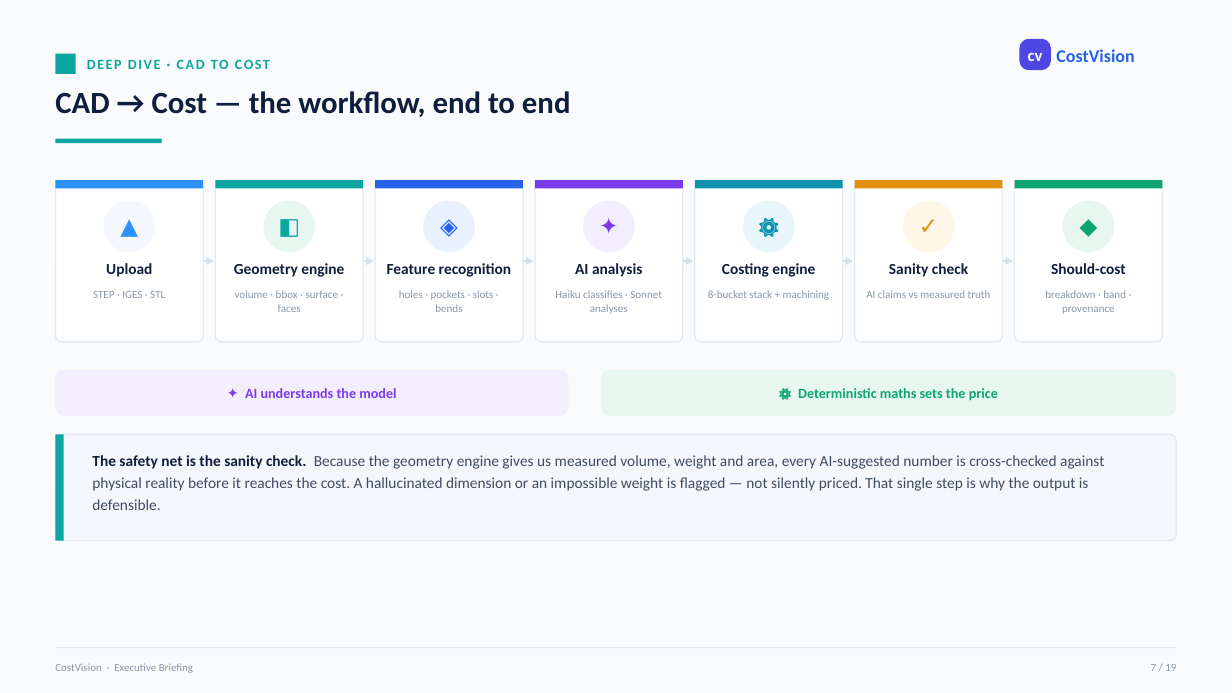
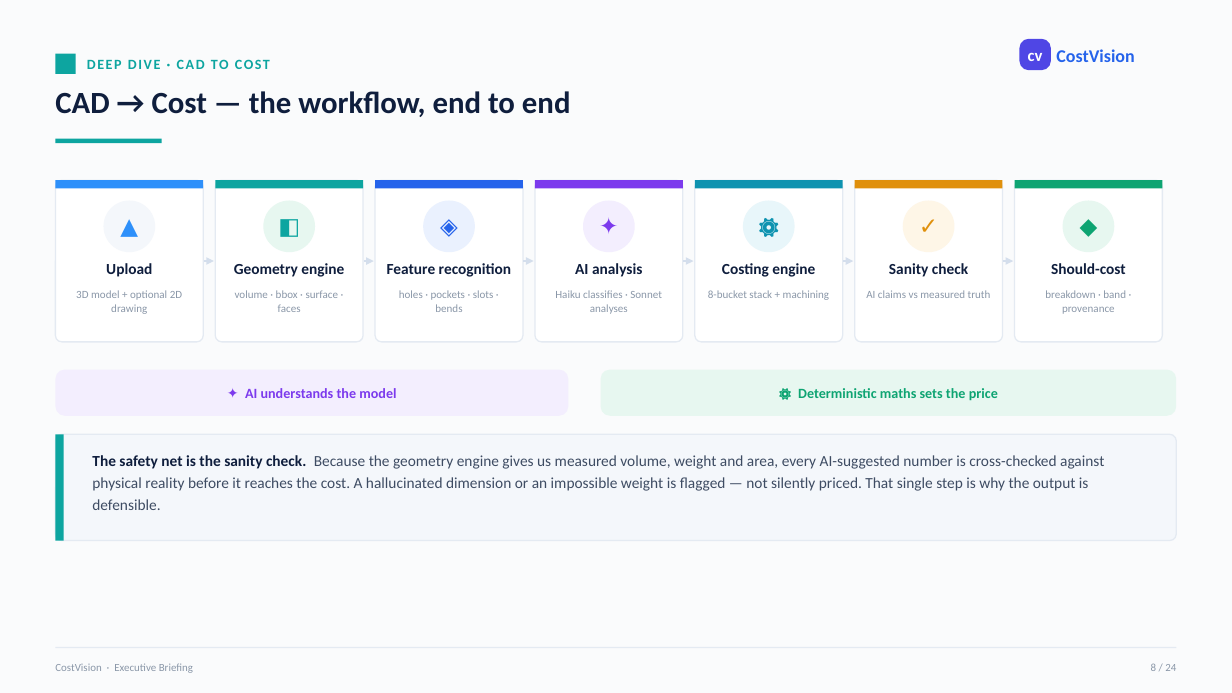
Before and after one commit to bhosaleavinash546/leamington-marathi, a slide deck: slide 8 of CostVision-Platform-Executive-Briefing.pptx (slide 7 before the commit). Drawn at 1232x693 pixels with LibreOffice and Linux fonts; fonts in the diff are those of the drawing. Boxes give left, top, right and bottom in pixels: in the first picture for what was removed or moved away, otherwise in the second. Text is boxed around its words. In the diff, an @@ line names an element or a change of style, - is before the commit and + after.

```diff
--- a/CostVision-Platform-Executive-Briefing.pptx
+++ b/CostVision-Platform-Executive-Briefing.pptx
@@ text at [76,290,182,314]: text changed @@
-STEP · IGES · STL
+3D model + optional 2D drawing
@@ text at [1151,663,1176,671]: text changed @@
-7 / 19
+8 / 24
```
Also in this commit, not shown: 16 other slides changed, 5 slides added.
